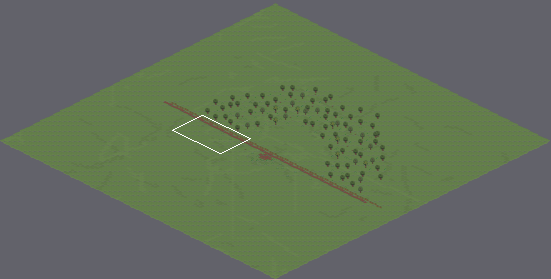
Level history. Tiled map: assets/maps/world4.tmx. The first picture is a wide view before the edit; the outline marks the close-up.
Close-up. The starting point:
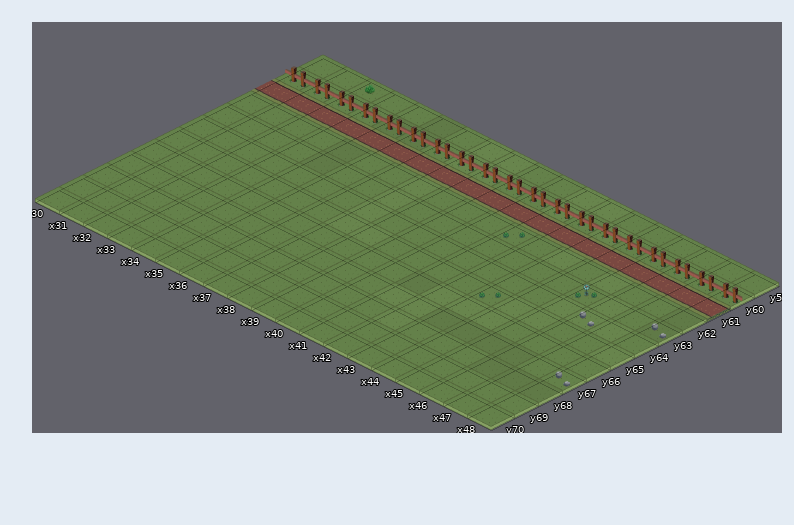
Cells are 128x64 px. Isometric: x runs down to the right, y down to the left. Shown: x 30..48, y 59..70. The commit also changed other parts of the map, which this record leaves out.
After:
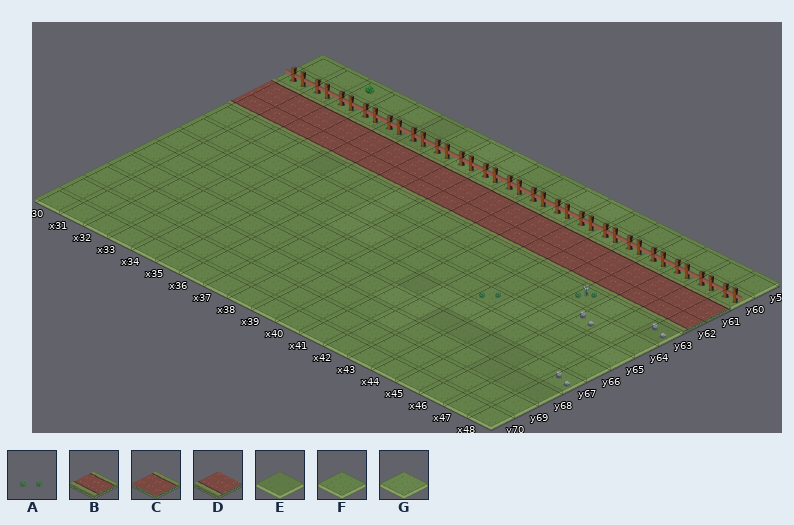
Key: from "decoration": A 0; from "roads": B 1, C 17, D 25; from "tiles": E 10, F 11, G 12.
_ is an empty cell.
Tiles replaced or removed in this view: A, B, E, F, G.
Change:
Changed rows in their new state; . is an unchanged cell.
Layer "ground":
first column x 30:
61 CCCCCCCCCCCCCCCCCCC
62 DDDDDDDDDDDDDDDDDDD
Layer "decoration":
first column x 41:
62 _
Changed places in both close-ups, as pixel boxes (x1, y1, x2, y2):
changed: (228, 88, 715, 334)
